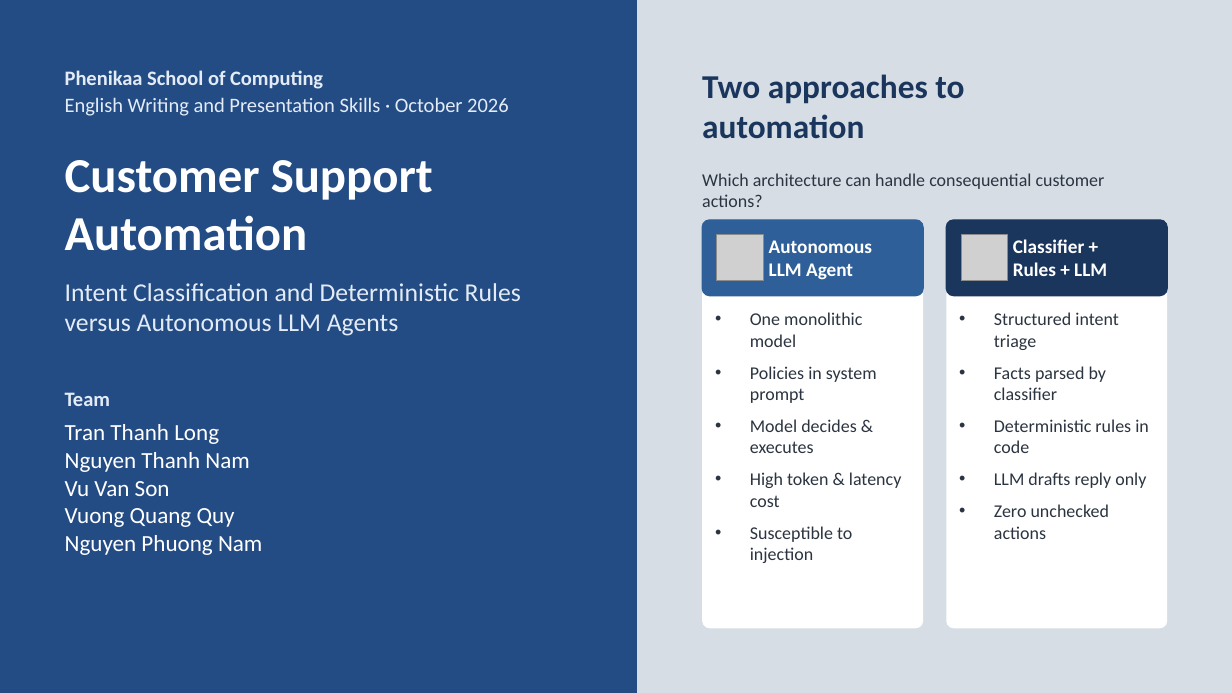
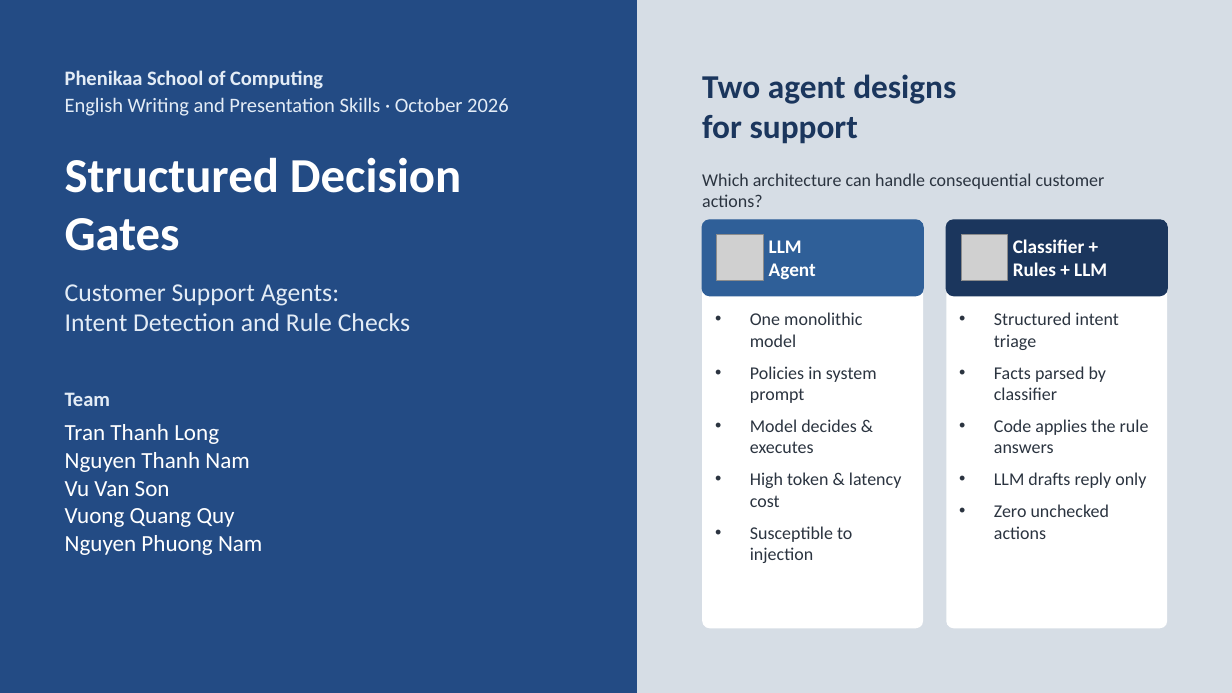
Before and after one commit to neilonthesky/english-presentation, a slide deck: slide 1 of slides/deck.pptx. Drawn at 1232x693 pixels with LibreOffice and Linux fonts; fonts in the diff are those of the drawing; grey boxes stand for pictures. Boxes give left, top, right and bottom in pixels: in the first picture for what was removed or moved away, otherwise in the second. Text is boxed around its words. In the diff, an @@ line names an element or a change of style, - is before the commit and + after.

```diff
--- a/slides/deck.pptx
+++ b/slides/deck.pptx
@@ text at bbox=[702, 74, 956, 144]: text changed @@
-Two approaches to
-automation
+Two agent designs
+for support
@@ text at bbox=[65, 157, 461, 251]: text changed @@
-Customer Support
-Automation
+Structured Decision
+Gates
@@ text at bbox=[769, 240, 816, 280]: text changed @@
-Autonomous
-LLM Agent
+LLM
+Agent
@@ text at bbox=[65, 284, 410, 331]: text changed @@
-Intent Classification and Deterministic Rules
-versus Autonomous LLM Agents
+Customer Support Agents:
+Intent Detection and Rule Checks
@@ text at bbox=[994, 419, 1149, 453]: text changed @@
-• Deterministic rules in code
+• Code applies the rule answers
```
Also in this commit, not shown: 2 other slides changed, 4 other files.
